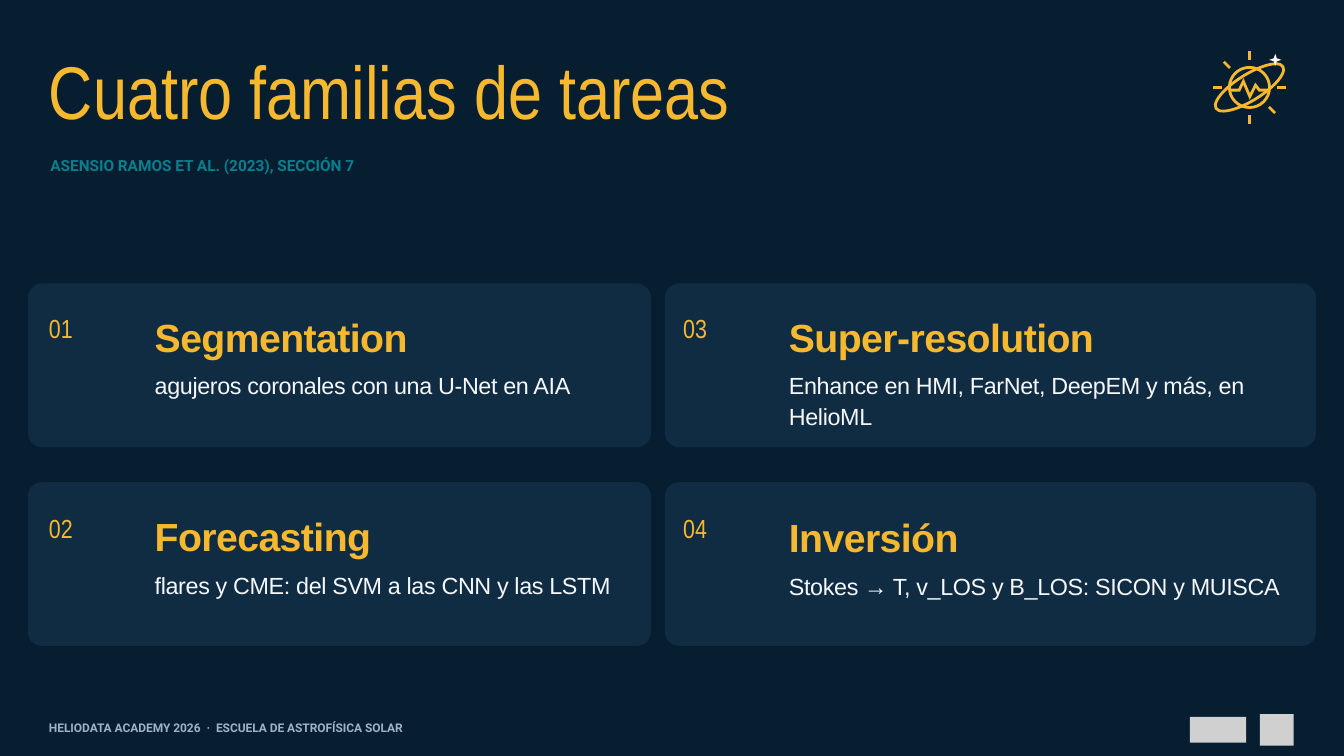
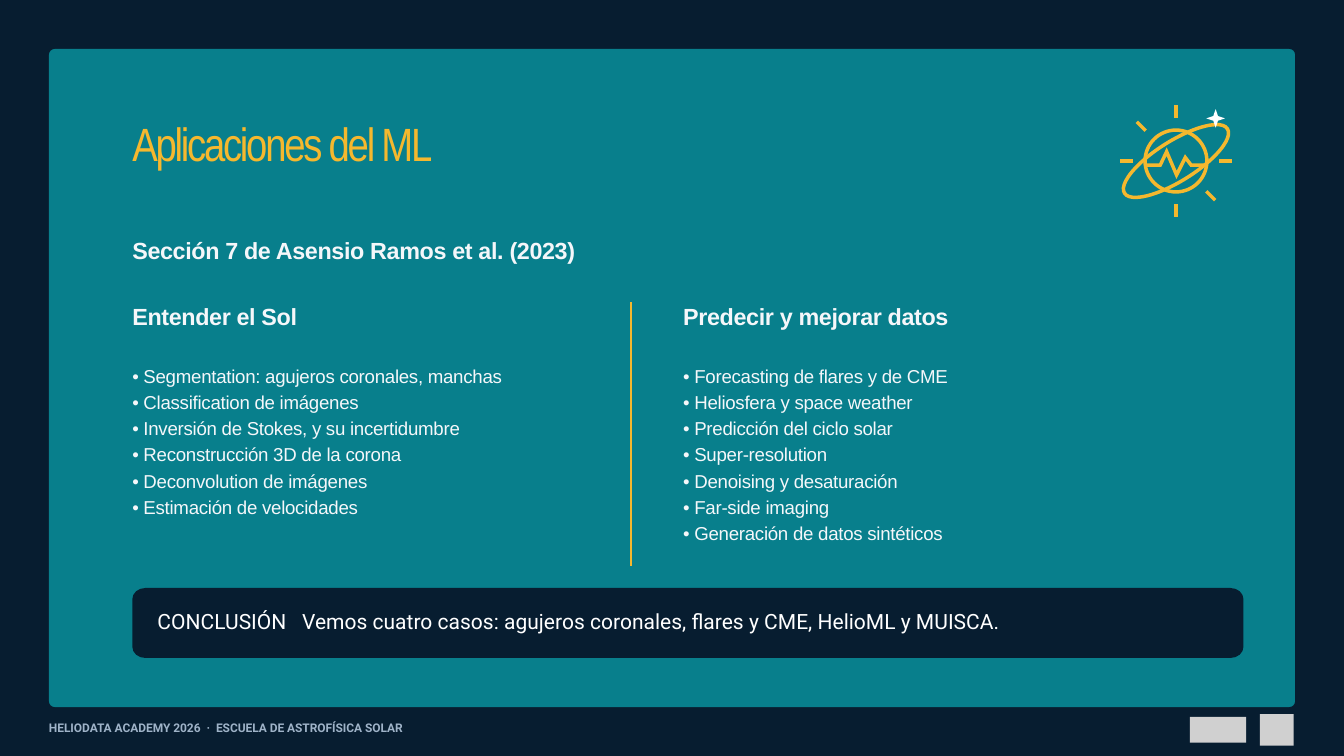
Before and after one commit to Group-of-Solar-Astrophysics/Escuela-Astrofisica-Solar-2026, a slide deck: slide 8 of 01_Material_por_expositor/Juan_Esteban_Agudelo_Ortiz/01_Presentacion/Machine_Learning_aplicado_al_Sol_Escuela_2026.pptx. Drawn at 1344x756 pixels with LibreOffice and Linux fonts; fonts in the diff are those of the drawing; grey boxes stand for pictures. Boxes give left, top, right and bottom in pixels: in the first picture for what was removed or moved away, otherwise in the second. Text is boxed around its words. In the diff, an @@ line names an element or a change of style, - is before the commit and + after.

```diff
--- a/01_Material_por_expositor/Juan_Esteban_Agudelo_Ortiz/01_Presentacion/Machine_Learning_aplicado_al_Sol_Escuela_2026.pptx
+++ b/01_Material_por_expositor/Juan_Esteban_Agudelo_Ortiz/01_Presentacion/Machine_Learning_aplicado_al_Sol_Escuela_2026.pptx
@@ freeform shape added at (x1=49, y1=49, x2=1295, y2=707), fill #087F8C @@
@@ freeform shape removed at (x1=1214, y1=52, x2=1285, y2=123) @@
@@ text removed at (x1=49, y1=65, x2=729, y2=120) @@
-Cuatro familias de tareas
@@ freeform shape added at (x1=1122, y1=107, x2=1230, y2=215), outline #F5B82E 3.75 pt @@
@@ freeform shape resized from (x1=1269, y1=54, x2=1282, y2=66) to (x1=1206, y1=109, x2=1225, y2=128) @@
@@ text added at (x1=132, y1=127, x2=432, y2=170), 50 pt, text #F5B82E @@
+Aplicaciones del ML
@@ text at (x1=132, y1=242, x2=576, y2=264): text changed; size 16.5 to 25 pt; font Roboto to Arial; text colour #087F8C to #F5F7FA @@
-ASENSIO RAMOS ET AL. (2023), SECCIÓN 7
+Sección 7 de Asensio Ramos et al. (2023)
@@ freeform shape removed at (x1=28, y1=284, x2=651, y2=448) @@
@@ freeform shape removed at (x1=665, y1=284, x2=1316, y2=448) @@
@@ text removed at (x1=49, y1=319, x2=73, y2=339) @@
-01
@@ text added at (x1=132, y1=308, x2=297, y2=326), 25 pt, text #F5F7FA, bold @@
+Entender el Sol
@@ text removed at (x1=155, y1=323, x2=408, y2=360) @@
-Segmentation
@@ freeform shape added at (x1=630, y1=302, x2=632, y2=566), fill #F5B82E @@
@@ text removed at (x1=683, y1=319, x2=707, y2=339) @@
-03
@@ text added at (x1=683, y1=308, x2=949, y2=330), 25 pt, text #F5F7FA, bold @@
+Predecir y mejorar datos
@@ text removed at (x1=789, y1=323, x2=1094, y2=360) @@
-Super-resolution
@@ text added at (x1=143, y1=369, x2=502, y2=514), 20 pt, text #F5F7FA @@
+• Segmentation: agujeros coronales, manchas
+• Classification de imágenes
+• Inversión de Stokes, y su incertidumbre
+• Reconstrucción 3D de la corona
+• Deconvolution de imágenes
+• Estimación de velocidades
@@ text removed at (x1=155, y1=377, x2=570, y2=399) @@
-agujeros coronales con una U-Net en AIA
@@ text added at (x1=694, y1=369, x2=948, y2=540), 20 pt, text #F5F7FA @@
+• Forecasting de flares y de CME
+• Heliosfera y space weather
+• Predicción del ciclo solar
+• Super-resolution
+• Denoising y desaturación
+• Far-side imaging
+• Generación de datos sintéticos
@@ text removed at (x1=789, y1=376, x2=1245, y2=426) @@
-Enhance en HMI, FarNet, DeepEM y más, en HelioML
@@ freeform shape removed at (x1=28, y1=482, x2=651, y2=646) @@
@@ freeform shape removed at (x1=665, y1=482, x2=1316, y2=646) @@
@@ text removed at (x1=49, y1=519, x2=73, y2=539) @@
-02
@@ text removed at (x1=155, y1=522, x2=371, y2=559) @@
-Forecasting
@@ text removed at (x1=683, y1=519, x2=707, y2=539) @@
-04
@@ text removed at (x1=789, y1=523, x2=959, y2=553) @@
-Inversión
@@ freeform shape added at (x1=132, y1=588, x2=1244, y2=658), fill #071D30 @@
@@ text removed at (x1=155, y1=577, x2=610, y2=599) @@
-flares y CME: del SVM a las CNN y las LSTM
@@ text removed at (x1=789, y1=578, x2=1280, y2=600) @@
-Stokes → T, v_LOS y B_LOS: SICON y MUISCA
@@ text added at (x1=157, y1=610, x2=999, y2=634), 22.5 pt, text #FFFFFF @@
+CONCLUSIÓN Vemos cuatro casos: agujeros coronales, flares y CME, HelioML y MUISCA.
@@ text added at (x1=1269, y1=677, x2=1280, y2=691), 20 pt, text #F5F7FA @@
+8
```
Also in this commit, not shown: 1 other file.
